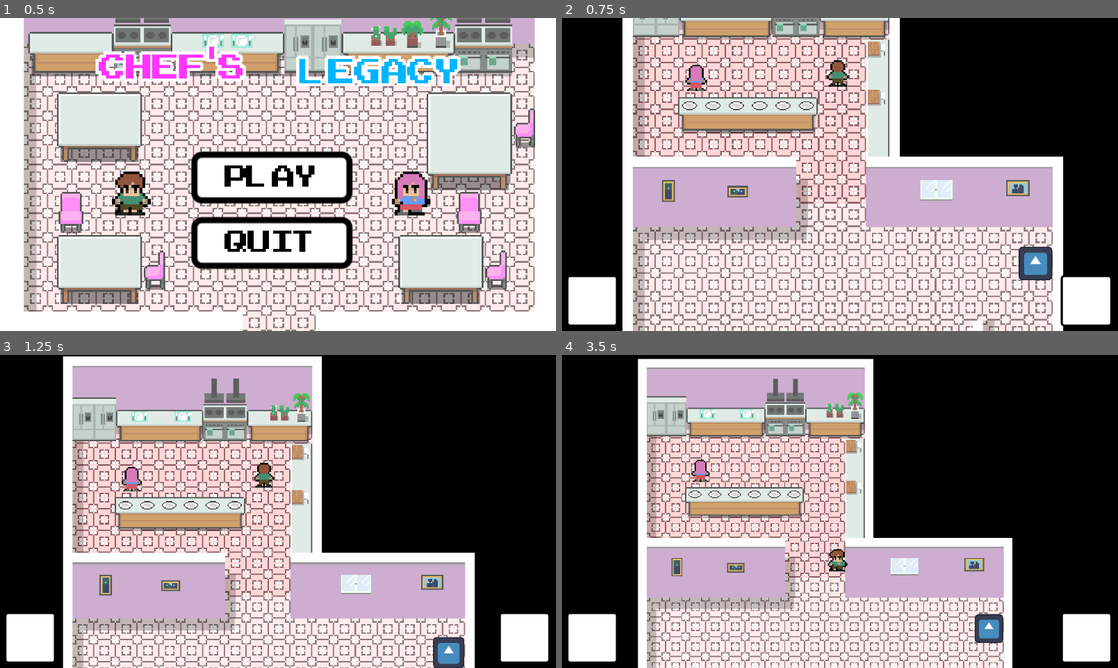
Above: before the commit, frames 1-4 (two rows, left to right).
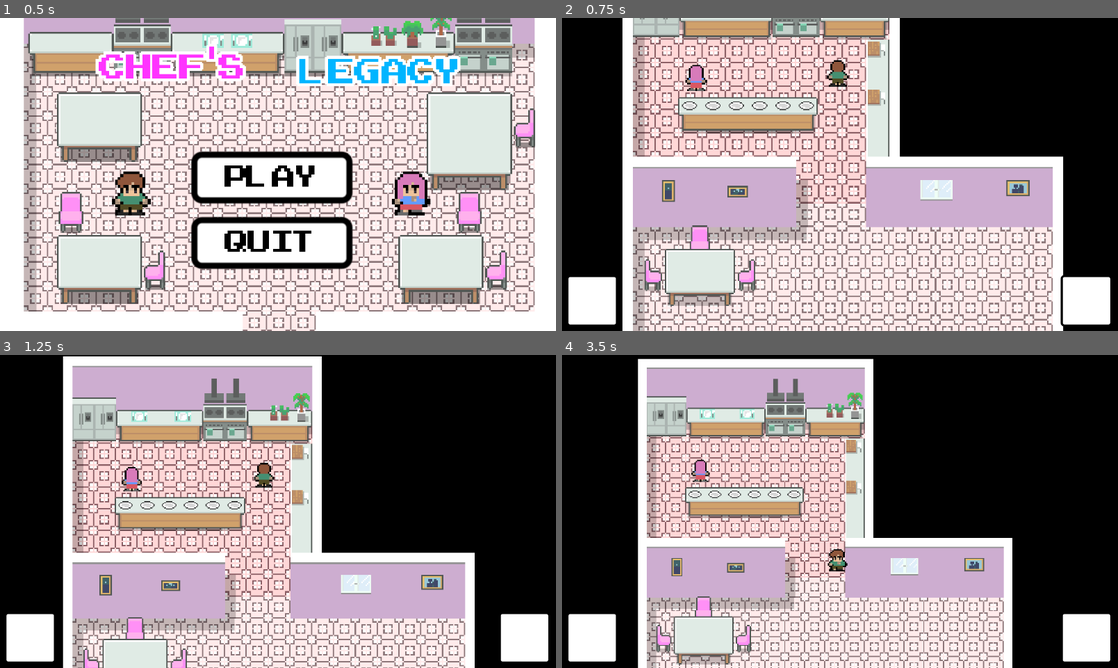
Above: after the commit, the same moments.

Repository: RaiLogic/cooking-game
Game: Godot game, scene res://Scenes/UI/main.tscn
Two runs of this game, one before a commit and one after it. Both use one fixed random seed, a clock stepped at 60 frames per second and the inputs below. The engine's default icon, where the game draws it, is replaced by a stand-in: a white triangle on a blue panel in a dark square.
Inputs (mouse positions are in pixels of both pictures, inside the frame that each line leads up to):
- Up to frame 1 (0.5 s): no input
- Up to frame 2 (0.75 s): click (834, 177) at 0.5 s
- Up to frame 3 (1.25 s): no input
- Up to frame 4 (3.5 s): hold D (right) 1.28-2.03 s; tap 1 (dance) at 1.35, 2.85 s; hold S (down) 2.03-2.78 s; tap E (interact) at 2.1 s; hold D (right) from 2.78 s (still down)

Frame 1 is identical in both runs. In frame 2, 3.5% of the frame differs, in the area x 14-89%, y 66-100%; in frame 3, 2.0%; in frame 4, 2.5%.

Commit message:
Changed Customer PathFinding
They now walk towards an available chair in the restaurant

Diff:
--- /dev/null
+++ b/Scenes/Map/Interactables/chair.tscn
@@ -0,0 +1,64 @@
+[gd_scene format=3 uid="uid://dswkifrfmgixe"]
+
+[ext_resource type="Texture2D" uid="uid://bnubw52m5utqc" path="res://Assets/Borrowed Assets/tileset 16x16.png" id="1_a1gnm"]
+[ext_resource type="Script" uid="uid://bwa6y8ynw43ef" path="res://Scripts/Appliances/chair.gd" id="1_kq0sf"]
+
+[sub_resource type="RectangleShape2D" id="RectangleShape2D_fu1k5"]
+size = Vector2(12, 10.5)
+
+[node name="Chair" type="StaticBody2D" unique_id=747928645]
+script = ExtResource("1_kq0sf")
+
+[node name="Placement" type="Node2D" parent="." unique_id=1994925711]
+
+[node name="Left" type="Node2D" parent="Placement" unique_id=1719718232]
+visible = false
+
+[node name="Top" type="Sprite2D" parent="Placement/Left" unique_id=326226158]
+z_index = 3
+position = Vector2(0, -16)
+texture = ExtResource("1_a1gnm")
+region_enabled = true
+region_rect = Rect2(48, 496, 16, 16)
+
+[node name="Bot" type="Sprite2D" parent="Placement/Left" unique_id=1165806692]
+texture = ExtResource("1_a1gnm")
+region_enabled = true
+region_rect = Rect2(48, 512, 16, 16)
+
+[node name="Down" type="Node2D" parent="Placement" unique_id=205624945]
+
+[node name="Top" type="Sprite2D" parent="Placement/Down" unique_id=860707772]
+z_index = 3
+position = Vector2(0, -16)
+texture = ExtResource("1_a1gnm")
+region_enabled = true
+region_rect = Rect2(32, 496, 16, 16)
+
+[node name="Bot" type="Sprite2D" parent="Placement/Down" unique_id=667322492]
+z_index = 1
+texture = ExtResource("1_a1gnm")
+region_enabled = true
+region_rect = Rect2(32, 512, 16, 16)
+
+[node name="Right" type="Node2D" parent="Placement" unique_id=1472776906]
+visible = false
+
+[node name="Top" type="Sprite2D" parent="Placement/Right" unique_id=1297101813]
+z_index = 3
+position = Vector2(0, -16)
+texture = ExtResource("1_a1gnm")
+region_enabled = true
+region_rect = Rect2(96, 496, 16, 16)
+
+[node name="Bot" type="Sprite2D" parent="Placement/Right" unique_id=1081366390]
+texture = ExtResource("1_a1gnm")
+region_enabled = true
+region_rect = Rect2(96, 512, 16, 16)
+
+[node name="CollisionShape2D" type="CollisionShape2D" parent="." unique_id=794807263]
+position = Vector2(0, -3.75)
+shape = SubResource("RectangleShape2D_fu1k5")
+
+[node name="Point" type="Marker2D" parent="." unique_id=888452681]
+position = Vector2(0, -4)
--- /dev/null
+++ b/Scenes/Map/Interactables/table.tscn
@@ -0,0 +1,29 @@
+[gd_scene format=3 uid="uid://dtxudd3x5kyma"]
+
+[ext_resource type="Texture2D" uid="uid://bnubw52m5utqc" path="res://Assets/Borrowed Assets/tileset 16x16.png" id="1_0jbqs"]
+
+[sub_resource type="RectangleShape2D" id="RectangleShape2D_fu1k5"]
+size = Vector2(48, 17)
+
+[node name="Table" type="StaticBody2D" unique_id=1855322167]
+
+[node name="Sides" type="Node2D" parent="." unique_id=2136337123]
+
+[node name="Top" type="Sprite2D" parent="Sides" unique_id=705265625]
+z_index = 2
+position = Vector2(0, -16)
+texture = ExtResource("1_0jbqs")
+region_enabled = true
+region_rect = Rect2(0, 272, 48, 32)
+
+[node name="Bottom" type="Sprite2D" parent="Sides" unique_id=1802218242]
+z_index = 1
+position = Vector2(0, 8)
+texture = ExtResource("1_0jbqs")
+region_enabled = true
+region_rect = Rect2(0, 304, 48, 16)
+
+[node name="CollisionShape2D" type="CollisionShape2D" parent="." unique_id=740955966]
+z_index = 2
+position = Vector2(0, -7.5)
+shape = SubResource("RectangleShape2D_fu1k5")
--- a/Scenes/Map/restaurant.tscn
+++ b/Scenes/Map/restaurant.tscn
@@ -8,18 +8,19 @@
 [ext_resource type="PackedScene" uid="uid://0t8485uxvmqo" path="res://Scenes/Players/camera.tscn" id="4_ynmxk"]
 [ext_resource type="PackedScene" uid="uid://gdywnuw04lq3" path="res://Scenes/Map/Interactables/stove.tscn" id="5_aqpy7"]
 [ext_resource type="PackedScene" uid="uid://cnbth563wwffr" path="res://Scenes/Map/Interactables/plate.tscn" id="6_dmty3"]
-[ext_resource type="PackedScene" uid="uid://b5drc1h3jnl50" path="res://Scenes/Map/Interactables/host_stand.tscn" id="6_m5a0w"]
 [ext_resource type="PackedScene" uid="uid://ch4xkxxn57idu" path="res://Scenes/Map/Interactables/cutting_board.tscn" id="7_m5a0w"]
 [ext_resource type="PackedScene" uid="uid://c0n75gnraxkrp" path="res://Scenes/Map/Interactables/counter.tscn" id="7_y4tkd"]
+[ext_resource type="PackedScene" uid="uid://dtxudd3x5kyma" path="res://Scenes/Map/Interactables/table.tscn" id="8_fxl7k"]
+[ext_resource type="PackedScene" uid="uid://dswkifrfmgixe" path="res://Scenes/Map/Interactables/chair.tscn" id="9_abp06"]
 [ext_resource type="PackedScene" uid="uid://cx138kpn0wn5w" path="res://Scenes/UI/inventory_ui.tscn" id="9_e8yyl"]
 [ext_resource type="Script" uid="uid://bu61210to1pue" path="res://Scenes/Players/customer_spawner.gd" id="13_emkxa"]
 [ext_resource type="Resource" uid="uid://c4v051qosrjsh" path="res://Resources/Recipes/restaurant_menu.tres" id="14_7m7i6"]
 [ext_resource type="PackedScene" uid="uid://bqsjpkc8u85dp" path="res://Scenes/Players/customer.tscn" id="14_538iu"]
 
 [sub_resource type="NavigationPolygon" id="NavigationPolygon_538iu"]
-vertices = PackedVector2Array(285.1328, 240.82031, 286.85938, 369, 249.14063, 369, 250.85938, 240.17969)
-polygons = Array[PackedInt32Array]([PackedInt32Array(0, 1, 2, 3)])
-outlines = Array[PackedVector2Array]([PackedVector2Array(239, 379, 297, 379, 295, 231, 241, 230)])
+vertices = PackedVector2Array(286.85156, 368.46875, 249.11719, 366.59375, 256.9922, 328.07813, 285, 231.07031, 258.15625, 242.64844, 285, 207.82031, 30.601563, 206.38281, 30.429688, 202.39063, 73.71875, 204, 79, 208.40625, 222.25, 247.14063, 8.078125, 220.27344, 15.328125, 219.72656, 16.320313, 251.22656, 8.90625, 315.07813, 220.27344, 316.90625, 79, 249.77344)
+polygons = Array[PackedInt32Array]([PackedInt32Array(0, 1, 2, 3), PackedInt32Array(3, 2, 4, 5), PackedInt32Array(6, 7, 8, 9), PackedInt32Array(10, 9, 8, 5, 4), PackedInt32Array(11, 12, 13, 14), PackedInt32Array(15, 14, 13, 16, 10), PackedInt32Array(10, 16, 9)])
+outlines = Array[PackedVector2Array]([PackedVector2Array(237, 376, 297, 379, 295, 231, 295, 198, 74, 194, 20, 192, 22, 217, 69, 218, 69, 240, 26, 241, 25, 209, -2, 211, -1, 325, 230, 327, 232, 256, 248, 254, 247, 327)])
 
 [sub_resource type="TileSetAtlasSource" id="TileSetAtlasSource_y4tkd"]
 texture = ExtResource("1_2othk")
@@ -279,6 +280,10 @@
 position = Vector2(-2, -5)
 navigation_polygon = SubResource("NavigationPolygon_538iu")
 
+[node name="NavigationObstacle2D" type="NavigationObstacle2D" parent="." unique_id=1409107615]
+radius = 2.0
+vertices = PackedVector2Array(235, 258, 241, 258, 240, 327, 69, 326, 69, 319, 233, 318)
+
 [node name="Tilemaps" type="Node2D" parent="." unique_id=930496879]
 z_index = 1
 position = Vector2(0, 95)
@@ -288,7 +293,7 @@
 tile_set = SubResource("TileSet_el2r4")
 
 [node name="Floor" type="TileMapLayer" parent="Tilemaps" unique_id=1388874007]
-tile_map_data = PackedByteArray("AAAAAAQAAAAAAAMAAAAAAAUAAAA …(1800 unchanged characters)… PAAgAAAABAAMAAAAPAAkAAAABAAMAAAAPAAoAAAAAAAMAAAAPAAsAAAAAAAMAAAAPAAwAAAAAAAMAAAAP …(2018 unchanged characters)…
+tile_map_data = PackedByteArray("AAAAAAQAAAAAAAMAAAAAAAUAAAA …(1800 unchanged characters)… PAAgAAAABAAMAAAAPAAkAAAABAAMAAAAPAAoAAAABAAMAAAAPAAsAAAAAAAMAAAAPAAwAAAAAAAMAAAAP …(2018 unchanged characters)…
 tile_set = SubResource("TileSet_el2r4")
 
 [node name="BottomWall" type="TileMapLayer" parent="Tilemaps" unique_id=1065932236]
@@ -298,7 +303,7 @@
 
 [node name="TopWall" type="TileMapLayer" parent="Tilemaps" unique_id=986514740]
 z_index = 1
-tile_map_data = PackedByteArray("AAAAAA4AAAAHAAMAAAABAA4AAAA …(848 unchanged characters)… GAAIAAAAOAAsAAAAGAAIAAAAOAAwAAAAGAAIAAAAOAAoAAAAGAAIAAAAAAPr/AAAGAAAAAAABAPr/AAAGAAAAAAACAPr/AAA …(427 unchanged characters)…
+tile_map_data = PackedByteArray("AAAAAA4AAAAHAAMAAAABAA4AAAA …(848 unchanged characters)… GAAIAAAAOAAsAAAAGAAIAAAAOAAwAAAAGAAIAAAAAAPr/AAAGAAAAAAABAPr/AAAGAAAAAAACAPr/AAA …(427 unchanged characters)…
 tile_set = SubResource("TileSet_el2r4")
 
 [node name="TopCounter" type="TileMapLayer" parent="Tilemaps" unique_id=1732384644]
@@ -375,6 +380,29 @@
 
 [node name="CuttingBoard2" parent="Interactables/CuttingBoard" unique_id=492212561 instance=ExtResource("7_m5a0w")]
 position = Vector2(169, 107)
+
+[node name="Dining" type="Node" parent="Interactables" unique_id=980891221]
+
+[node name="Tables" type="Node" parent="Interactables/Dining" unique_id=1705206690]
+
+[node name="Table" parent="Interactables/Dining/Tables" unique_id=1855322167 instance=ExtResource("8_fxl7k")]
+position = Vector2(46, 229)
+
+[node name="Chairs" type="Node" parent="Interactables/Dining" unique_id=1516503044]
+
+[node name="Chair2" parent="Interactables/Dining/Chairs" unique_id=747928645 instance=ExtResource("9_abp06")]
+z_index = 1
+position = Vector2(13, 227)
+placement = "right"
+
+[node name="Chair4" parent="Interactables/Dining/Chairs" unique_id=603108134 instance=ExtResource("9_abp06")]
+position = Vector2(46, 205)
+placement = "down"
+
+[node name="Chair3" parent="Interactables/Dining/Chairs" unique_id=49255445 instance=ExtResource("9_abp06")]
+z_index = 1
+position = Vector2(79, 227)
+placement = "left"
 
 [node name="Players" type="Node2D" parent="." unique_id=1780414226]
 
@@ -416,22 +444,6 @@
 customer_scene = ExtResource("14_538iu")
 menu = ExtResource("14_7m7i6")
 
-[node name="HostStand" parent="CustomerSpawner" unique_id=1834784510 node_paths=PackedStringArray("spawner") instance=ExtResource("6_m5a0w")]
-position = Vector2(276, 216)
-spawner = NodePath("..")
-
-[node name="QueuePoints" type="Node2D" parent="CustomerSpawner" unique_id=218377985]
-z_index = 1
-
-[node name="Marker2D" type="Marker2D" parent="CustomerSpawner/QueuePoints" unique_id=160677169]
-position = Vector2(272, 242)
-
-[node name="Marker2D2" type="Marker2D" parent="CustomerSpawner/QueuePoints" unique_id=989675648]
-position = Vector2(268, 267)
-
-[node name="Marker2D3" type="Marker2D" parent="CustomerSpawner/QueuePoints" unique_id=1471918548]
-position = Vector2(270, 296)
-
 [node name="MainPoint" type="Marker2D" parent="CustomerSpawner" unique_id=923984660]
 position = Vector2(264, 354)
 
--- a/Scenes/Players/customer_spawner.gd
+++ b/Scenes/Players/customer_spawner.gd
@@ -3,45 +3,38 @@
 @export var customer_scene : PackedScene
 @export var menu : Resource
 
-@onready var host: HostStand = $HostStand
-@onready var queue_points: Array = $QueuePoints.get_children()
 @onready var main_point: Marker2D = $MainPoint
 @onready var timer: Timer = $SpawnTimer
 
 var customers : Array = []
+@onready var restaurant = get_parent()
 
 func _ready() -> void:
-
 	if timer.is_stopped():
 		timer.start()
 
 func spawn_customer() -> void:
-	if customers.size() >= queue_points.size():
+	if customers.size() >= restaurant.chairs.size():
 		return
 
 	var customer = customer_scene.instantiate()
+
 	customer.global_position = main_point.global_position
 	customer.desired_food = menu.foods.pick_random()
-	customer.arrived.connect(update_order)
 	add_child(customer)
 	customers.append(customer)
 
-	update_queue()
-
-func update_order() -> void:
-	var first_customer = customers[0]
-	first_customer.show_order()
-
-func update_queue() -> void:
-	for queue in customers.size():
-		customers[queue].set_destination(queue_points[queue].global_position)
-
+	var chair = restaurant.get_available_chair()
+	if chair:
+		chair.occupy(customer)
+		customer.set_destination(
+			chair.sit_point.global_position
+		)
 
 func customer_served() -> void:
 	var served = customers.pop_front()
 	served.is_leaving = true
 	served.queue_free()
-	update_queue()
 
 func _on_spawn_timer_timeout() -> void:
 	spawn_customer()
--- /dev/null
+++ b/Scripts/Appliances/chair.gd
@@ -0,0 +1,26 @@
+class_name Chair extends StaticBody2D
+
+@export var placement : String
+@onready var left: Node2D = $Placement/Left
+@onready var down: Node2D = $Placement/Down
+@onready var right: Node2D = $Placement/Right
+
+@onready var sit_point: Marker2D = $Point
+
+var occupied : bool = false
+var customer_sitting : Customer
+
+func _ready() -> void:
+	down.visible = false
+
+	if placement == "left": left.visible = true; print("left")
+	elif placement == "right": right.visible = true; print("right")
+	elif placement == "down": down.visible = true; print("down")
+
+func occupy(customer: Customer) -> void:
+	occupied = true
+	customer_sitting = customer
+
+func free() -> void:
+	occupied = false
+	customer_sitting = null
--- a/Scripts/Map/restaurant.gd
+++ b/Scripts/Map/restaurant.gd
@@ -3,9 +3,10 @@
 @onready var p1_ui: PlayerInventoryUI = $UI/P1InventoryUI
 @onready var p2_ui: PlayerInventoryUI = $UI/P2InventoryUI
 
-
 @onready var player_1: Player = %Player1
 @onready var player_2: Player = %Player2
+
+@onready var chairs: Array = $Interactables/Dining/Chairs.get_children()
 
 func _ready() -> void:
 	# show inventory to inventory ui
@@ -15,3 +16,10 @@
 	# show alert when inventory is full
 	player_1.inventory.action_failed.connect(p1_ui.play_alert)
 	player_2.inventory.action_failed.connect(p2_ui.play_alert)
+
+func get_available_chair() -> Chair:
+	for chair in chairs:
+		if !chair.occupied:
+			return chair
+
+	return null
Not shown, added: Scripts/Appliances/chair.gd.uid
